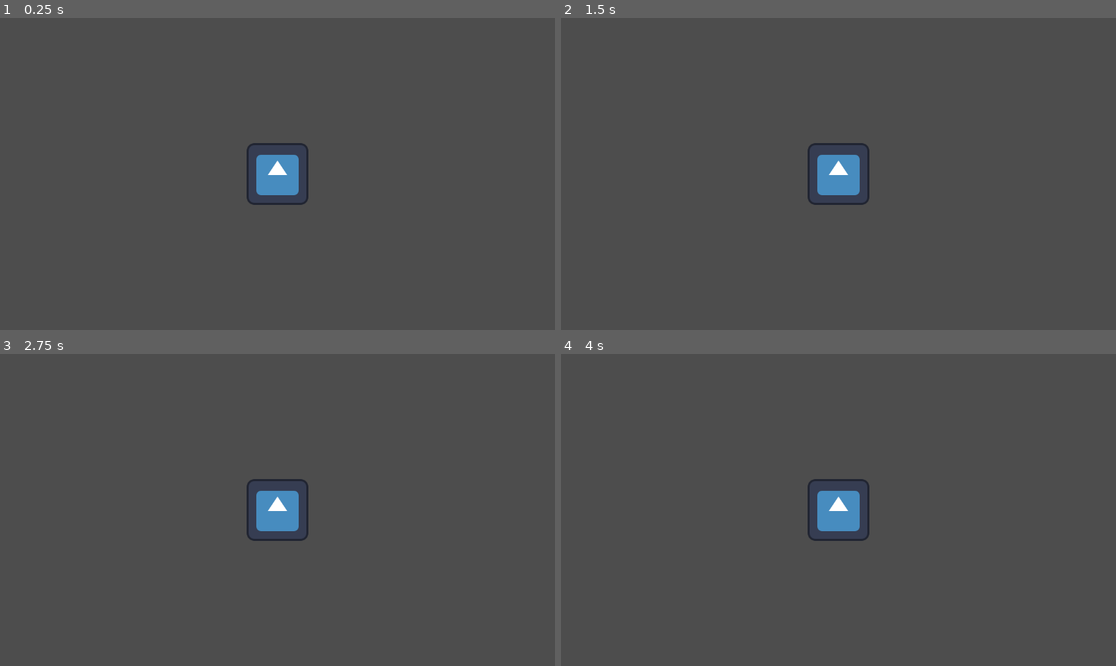
Above: before the commit, frames 1-4 (two rows, left to right).
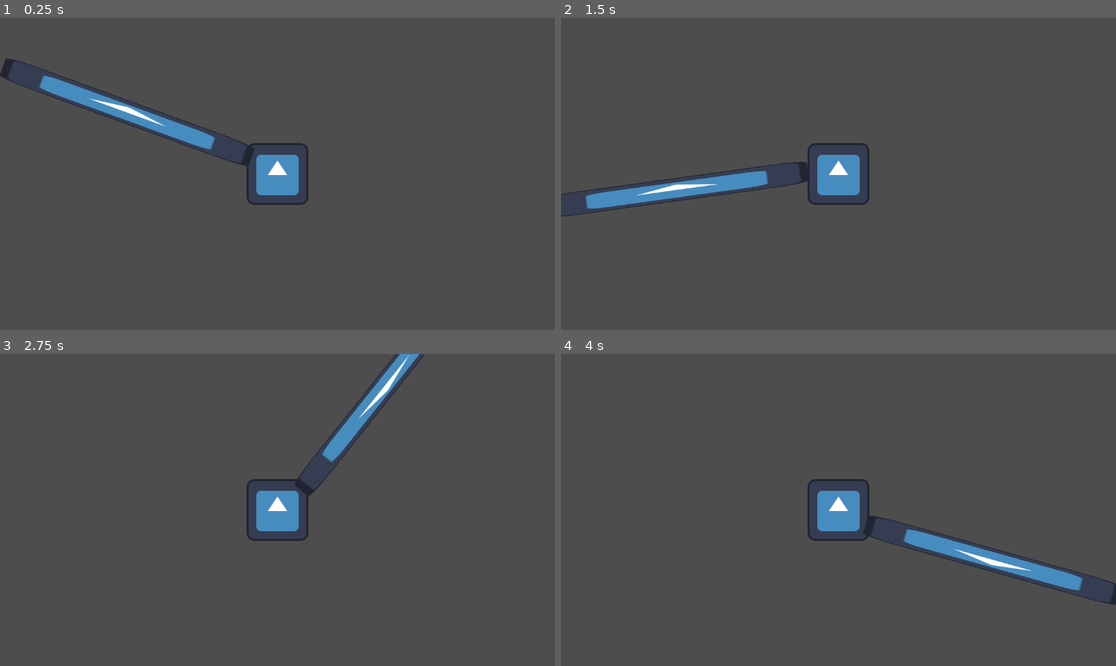
Above: after the commit, the same moments.

Repository: shanshal/waste-land
Game: Godot game, scene res://submarine.tscn
Same seed, same stepped clock (60 frames per second), same inputs: the game is played once before the commit and once after it. The engine's default icon, where the game draws it, is replaced by a stand-in: a white triangle on a blue panel in a dark square.
Inputs (mouse positions are in pixels of both pictures, inside the frame that each line leads up to):
- Up to frame 1 (0.25 s): no input
- Up to frame 2 (1.5 s): tap Enter at 0.5 s; move the mouse to (960, 158) at 0.52 s; tap Space at 1.25 s; move the mouse to (727, 189) at 1.27 s
- Up to frame 3 (2.75 s): tap Enter at 2 s; move the mouse to (333, 441) at 2.02 s
- Up to frame 4 (4 s): tap Space at 2.75 s; move the mouse to (810, 572) at 2.77 s; tap Enter at 3.5 s; move the mouse to (1005, 556) at 3.52 s

The runs differ from the first frame. In frame 1, 2.1% of the frame differs, in the area x 0-46%, y 12-48%; in frame 2, 2.0%; in frame 3, 1.5%; in frame 4, 2.1%.

Commit message:
Harpoon update 1

Diff:
--- a/bars.tscn
+++ b/bars.tscn
@@ -11,7 +11,6 @@
 script = ExtResource("1_o1tdx")
 
 [node name="Submarine" parent="." instance=ExtResource("2_vfjpo")]
-visible = false
 
 [node name="Submarine2" parent="." instance=ExtResource("2_vfjpo")]
 
--- /dev/null
+++ b/harpoon.gd
@@ -0,0 +1,53 @@
+extends Area2D
+
+@onready var harpoon_sprite = $HarpoonSprite
+@onready var harpoon_tip = $HarpoonTip
+
+@export var rotation_speed: float = 1.0  # For smooth rotation (optional)
+@export var max_range: float = 2.0
+
+# Projectile system
+@export var harpoon_projectile_scene: PackedScene  # Drag your projectile scene here
+var can_fire: bool = true
+@export var fire_cooldown: float = 1.0
+
+func _ready():
+	# Connect input for firing
+	pass
+
+func _input(event):
+	# Fire harpoon on left mouse click
+	if event.is_action_pressed("fire_harpoon"):  # You'll need to create this input action
+		fire_harpoon()
+
+func update_rotation_to_mouse():
+	# Get mouse position relative to this node
+	var mouse_pos = get_global_mouse_position()
+	var direction = mouse_pos - global_position
+
+	# Smooth rotation (optional)
+	var target_rotation = direction.angle()
+	rotation = lerp_angle(rotation, target_rotation, rotation_speed * get_process_delta_time())
+
+	# Or instant rotation (simpler)
+	# rotation = direction.angle()
+
+func fire_harpoon():
+	if not can_fire or not harpoon_projectile_scene:
+		return
+
+	# Create projectile
+	var projectile = harpoon_projectile_scene.instantiate()
+	get_tree().current_scene.add_child(projectile)
+
+	projectile.global_position = harpoon_tip.global_position
+	projectile.rotation = rotation
+
+	# Set projectile direction/velocity if it has those properties
+	if projectile.has_method("set_direction"):
+		var direction = Vector2.RIGHT.rotated(rotation)
+		projectile.set_direction(direction)
+
+	can_fire = false
+	await get_tree().create_timer(fire_cooldown).timeout
+	can_fire = true
--- /dev/null
+++ b/harpoon_projectile.gd
@@ -0,0 +1 @@
+extends Area2D
--- a/project.godot
+++ b/project.godot
@@ -22,3 +22,11 @@
 [dotnet]
 
 project/assembly_name="waste_waters"
+
+[input]
+
+harpon_fire={
+"deadzone": 0.2,
+"events": [Object(InputEventMouseButton,"resource_local_to_scene":false,"resource_name":"","device":-1,"window_id":0,"alt_pressed":false,"shift_pressed":false,"ctrl_pressed":false,"meta_pressed":false,"button_mask":0,"position":Vector2(0, 0),"global_position":Vector2(0, 0),"factor":1.0,"button_index":1,"canceled":false,"pressed":false,"double_click":false,"script":null)
+]
+}
--- a/submarine.gd
+++ b/submarine.gd
@@ -3,6 +3,7 @@
 var acceleration: float = 20
 var max_speed: float = 200
 var move_angle: float = 20
+
 var MaxHealth: int=100
 var CurrentHealth: int= MaxHealth
 
@@ -12,6 +13,9 @@
 var current_oxygen: float
 var oxygen_timer: Timer
 var damage_timer: Timer
+
+@onready var harpoon_mount = $HarpoonMount
+@onready var harpoon = $HarpoonMount/Harpoon
 
 
 signal health_changed(current_health: int, max_health: int)
@@ -32,6 +36,7 @@
 
 	velocity = direction * speed
 	move_and_slide()
+	update_harpoon_rotation()
 
 # HEALTH
 
@@ -107,3 +112,12 @@
 	max_oxygen+= Kelp
 	current_oxygen+= Kelp
 	oxygen_changed.emit(current_oxygen, max_oxygen)
+
+
+#HARPOON
+
+func update_harpoon_rotation():
+	var MousePosition= get_global_mouse_position()
+	var direction= MousePosition - harpoon_mount.global_position
+
+	harpoon.rotation= direction.angle()
--- a/submarine.tscn
+++ b/submarine.tscn
@@ -1,13 +1,17 @@
-[gd_scene load_steps=5 format=3 uid="uid://cbteyf4s1fcgv"]
+[gd_scene load_steps=7 format=3 uid="uid://cbteyf4s1fcgv"]
 
 [ext_resource type="Script" uid="uid://vxufw1fic507" path="res://submarine.gd" id="1_k4f85"]
 [ext_resource type="Texture2D" uid="uid://cuhiqqq18w0im" path="res://icon.svg" id="2_qvldv"]
+[ext_resource type="Script" uid="uid://cfv5ysm6dyat1" path="res://harpoon.gd" id="3_qvldv"]
 
 [sub_resource type="RectangleShape2D" id="RectangleShape2D_k4f85"]
 size = Vector2(123, 125)
 
 [sub_resource type="RectangleShape2D" id="RectangleShape2D_qvldv"]
 size = Vector2(126, 125)
+
+[sub_resource type="RectangleShape2D" id="RectangleShape2D_wxksq"]
+size = Vector2(623, 46)
 
 [node name="Submarine" type="CharacterBody2D"]
 script = ExtResource("1_k4f85")
@@ -23,7 +27,25 @@
 shape = SubResource("RectangleShape2D_k4f85")
 
 [node name="CollisionShape2D" type="CollisionShape2D" parent="."]
+visible = false
 position = Vector2(0, 0.5)
 shape = SubResource("RectangleShape2D_qvldv")
 
 [node name="Camera2D" type="Camera2D" parent="."]
+
+[node name="HarpoonMount" type="Node2D" parent="."]
+
+[node name="Harpoon" type="Area2D" parent="HarpoonMount"]
+scale = Vector2(-1, -1)
+script = ExtResource("3_qvldv")
+
+[node name="Sprite2D" type="Sprite2D" parent="HarpoonMount/Harpoon"]
+position = Vector2(-337, -14)
+scale = Vector2(4.29688, 0.375)
+texture = ExtResource("2_qvldv")
+
+[node name="Marker2D" type="Marker2D" parent="HarpoonMount/Harpoon"]
+
+[node name="CollisionShape2D" type="CollisionShape2D" parent="HarpoonMount/Harpoon"]
+position = Vector2(-301.5, -13)
+shape = SubResource("RectangleShape2D_wxksq")
Not shown, added: harpoon.gd.uid
Not shown, added: harpoon_projectile.gd.uid
